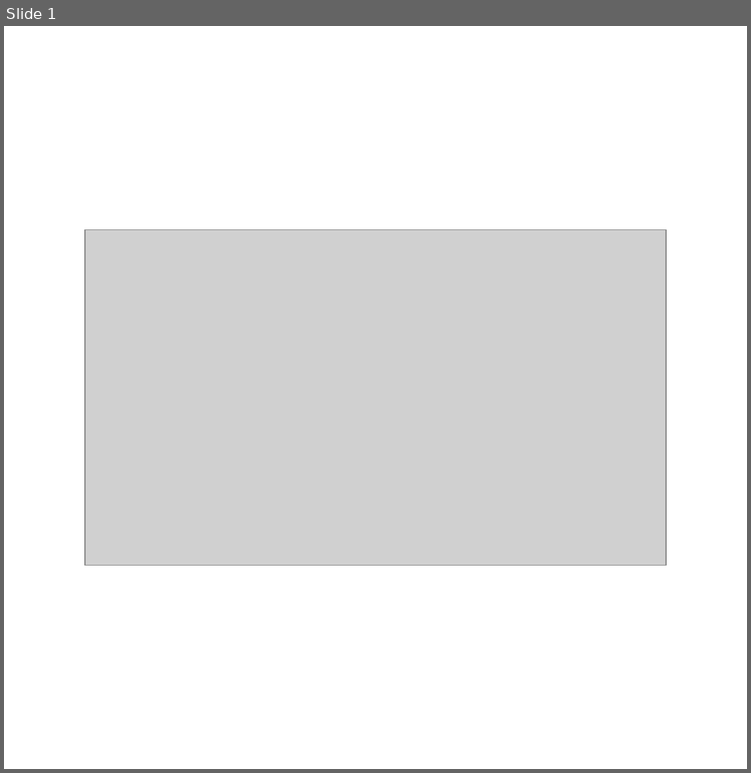
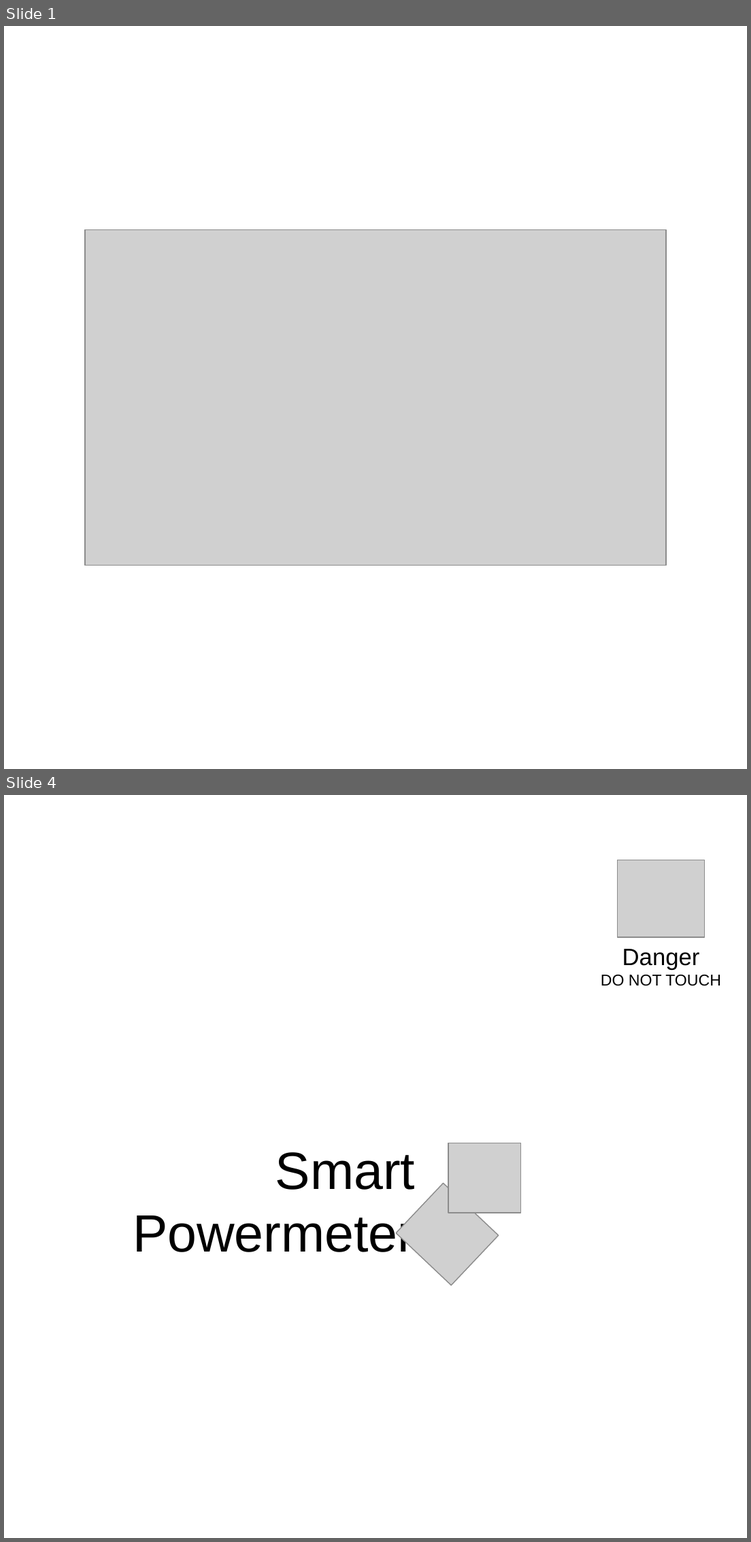
Before and after one commit to JGAguado/Smart_Powermeter, a slide deck: Documentation/Silkscreen/Design.pptx. Shown one above the other, each under a label of ours: slide 1 before the commit, slides 1 and 4 after it; the slides between them are not shown. The pictures are 751x773 and 751x1542 pixels, drawn with LibreOffice and Linux fonts; fonts in the diff are those of the drawing; grey boxes stand for pictures. Boxes give left, top, right and bottom in pixels: in the first picture for what was removed or moved away, otherwise in the second. Text is boxed around its words. In the diff, an @@ line names an element or a change of style, - is before the commit and + after.

```diff
--- a/Documentation/Silkscreen/Design.pptx
+++ b/Documentation/Silkscreen/Design.pptx
@@ slide 4 added at <box>4,795,747,1538</box>, background #FFFFFF @@
@@ picture added at <box>617,860,704,938</box> @@
@@ text added at <box>600,949,721,986</box>, 12 pt, text #000000 @@
+Danger
+DO NOT TOUCH
@@ text added at <box>133,1152,415,1252</box>, 40 pt, text #000000 @@
+Smart Powermeter
@@ picture added at <box>449,1143,521,1213</box> @@
@@ picture added at <box>396,1183,498,1285</box> @@
```
Also in this commit, not shown: 2 slides changed, 2 other files.
